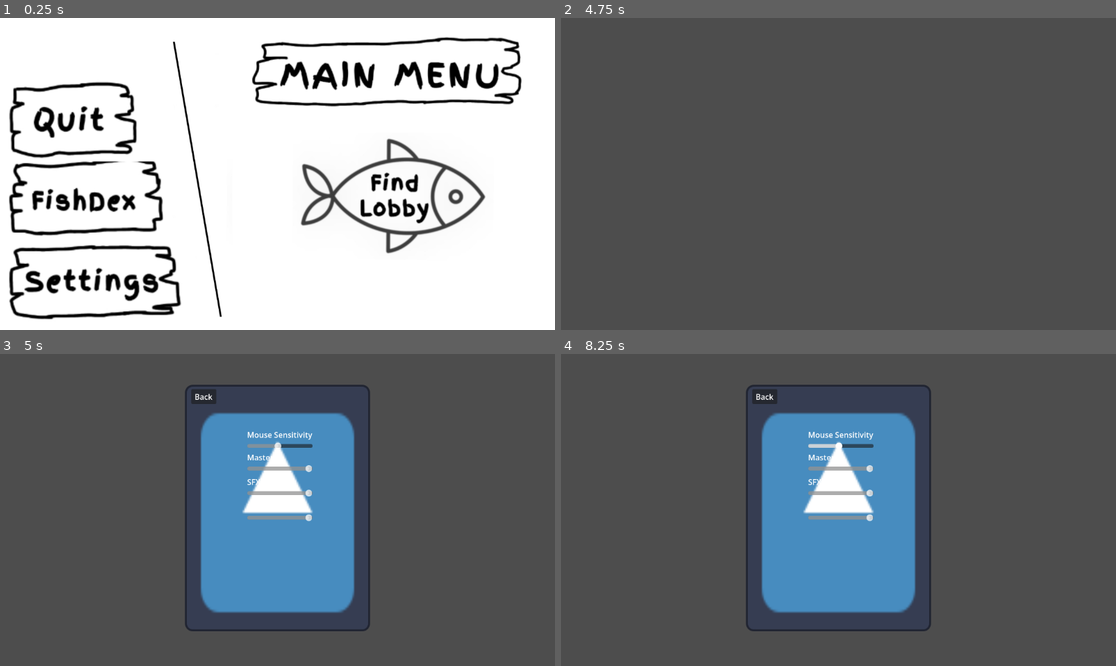
Above: before the commit, frames 1-4 (two rows, left to right).
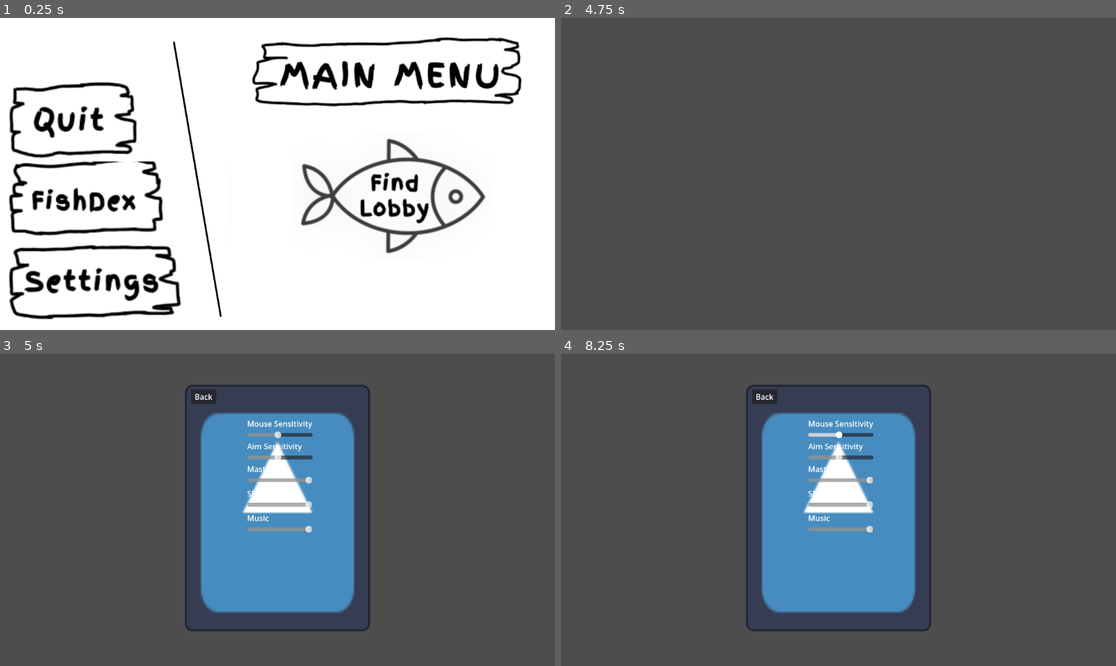
Above: after the commit, the same moments.

Repository: gmuGADIG/King-Fisher
Game: Godot game, scene res://ui/main_menu/main_menu.tscn
Two runs of this game, one before a commit and one after it. Both use one fixed random seed, a clock stepped at 60 frames per second and the inputs below. The engine's default icon, where the game draws it, is replaced by a stand-in: a white triangle on a blue panel in a dark square.
Inputs (mouse positions are in pixels of both pictures, inside the frame that each line leads up to):
- Up to frame 1 (0.25 s): no input
- Up to frame 2 (4.75 s): click (660, 202) at 0.5 s; tap Enter (test1) at 1.25, 2.75, 4.25 s; move the mouse to (960, 158) at 1.27 s; hold D (move_right) 1.28-2 s; click (960, 158) at 1.35 s; tap Space (jump) at 1.52, 2, 3.5, 4.52 s; drag from (727, 189) to (810, 236) at 2.02 s; move the mouse to (894, 105) at 2.77 s; hold D (move_right) 2.78-3.5 s; hold Tab (scoreboard) 2.78-3.5 s; click (894, 105) at 2.92 s; drag from (810, 236) to (672, 127) at 3.52 s; move the mouse to (1005, 220) at 4.27 s; hold A (move_left) from 4.28 s (still down); hold Right mouse button (use_item) from 4.28 s (still down); click (1005, 220) at 4.42 s
- Up to frame 3 (5 s): keep holding A (move_left); keep holding Right mouse button (use_item); tap O (options) at 4.9 s
- Up to frame 4 (8.25 s): release A (move_left) at 5 s; release Right mouse button (use_item) at 5 s; drag from (672, 463) to (755, 432) at 5.02 s; tap Space (jump) at 5.75 s; move the mouse to (866, 510) at 5.77 s; hold S (move_down) 5.78-6.5 s; click (866, 510) at 5.85 s; click "Back" at 6.5 s; drag from (755, 432) to (727, 525) at 7.27 s; move the mouse to (960, 494) at 8.02 s; hold W (move_up) from 8.03 s (still down); hold Tab (scoreboard) from 8.03 s (still down); click (960, 494) at 8.17 s

Frames 1-2 are identical in both runs. In frame 3, 1.6% of the frame differs, in the area x 44-57%, y 21-58%; in frame 4, 1.6%.

Commit message:
aiming slider

Diff:
--- a/player/aiming.gd
+++ b/player/aiming.gd
@@ -26,7 +26,7 @@
 	if event is InputEventMouseMotion and Input.mouse_mode == Input.MOUSE_MODE_CAPTURED:
 		var dv: Vector2 = event.relative
 		dv *= 0.075
-		dv *= Options.mouse_sensitivity
+		dv *= Options.aim_sesntivity
 		dv = dv.rotated(deg_to_rad(-player.camera_yaw))
 
 		_aim_pos.x += dv.x
--- a/ui/options/options_menu.gd
+++ b/ui/options/options_menu.gd
@@ -2,6 +2,7 @@
 class_name Options
 
 static var mouse_sensitivity : float = 1
+static var aim_sesntivity : float = 1
 static var master_volume : float = 1
 static var sfx_volume : float = 1
 static var music_volume : float = 1
@@ -42,6 +43,9 @@
 func _on_mouse_sensitivty_slider_value_changed(value: float) -> void:
 	mouse_sensitivity = value
 
+func _on_aim_sensitivty_slider_value_changed(value: float) -> void:
+	aim_sesntivity = value
+
 func _on_button_pressed() -> void:
 	closed.emit()
 	print("Options Menu!")
--- a/ui/options/options_menu.tscn
+++ b/ui/options/options_menu.tscn
@@ -48,6 +48,18 @@
 text = "Mouse Sensitivity"
 
 [node name="MouseSensitivtySlider" type="HSlider" parent="OptionsPanel/VBoxContainer" unique_id=962304467]
+custom_minimum_size = Vector2(100, 0)
+layout_mode = 2
+min_value = 0.1
+max_value = 2.0
+step = 0.1
+value = 1.0
+
+[node name="AimingSensitivityLabel" type="Label" parent="OptionsPanel/VBoxContainer" unique_id=2123600006]
+layout_mode = 2
+text = "Aim Sensitivity"
+
+[node name="AimingSensitivitySlider" type="HSlider" parent="OptionsPanel/VBoxContainer" unique_id=1375016959]
 custom_minimum_size = Vector2(100, 0)
 layout_mode = 2
 min_value = 0.1
@@ -114,6 +126,7 @@
 stream = ExtResource("3_8hrnt")
 
 [connection signal="value_changed" from="OptionsPanel/VBoxContainer/MouseSensitivtySlider" to="." method="_on_mouse_sensitivty_slider_value_changed"]
+[connection signal="value_changed" from="OptionsPanel/VBoxContainer/AimingSensitivitySlider" to="." method="_on_aim_sensitivty_slider_value_changed"]
 [connection signal="value_changed" from="OptionsPanel/VBoxContainer/MasterSlider" to="." method="_on_master_slider_value_changed"]
 [connection signal="value_changed" from="OptionsPanel/VBoxContainer/SFXSlider" to="." method="_on_sfx_slider_value_changed"]
 [connection signal="value_changed" from="OptionsPanel/VBoxContainer/MusicSlider" to="." method="_on_music_slider_value_changed"]
